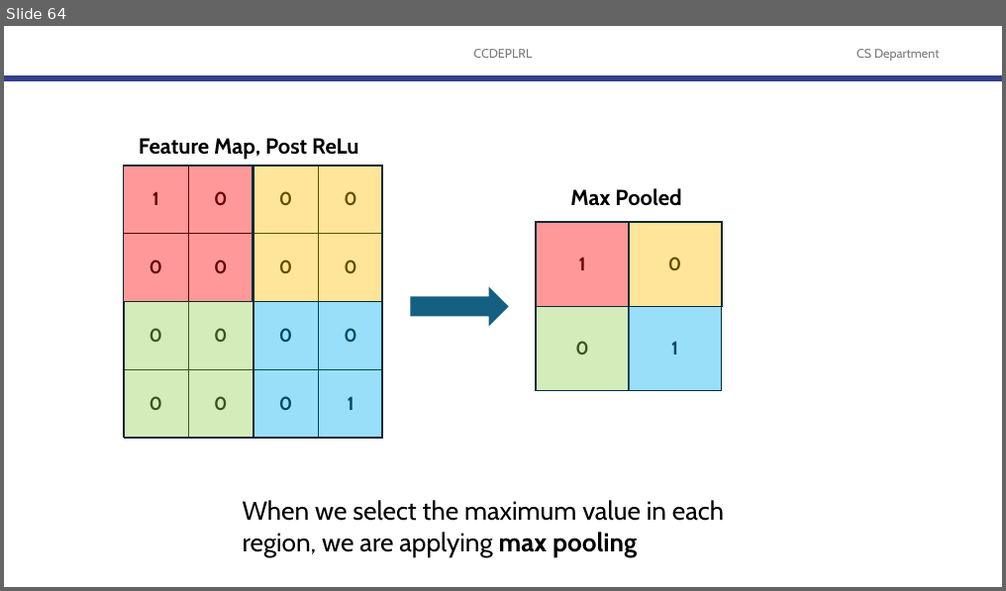
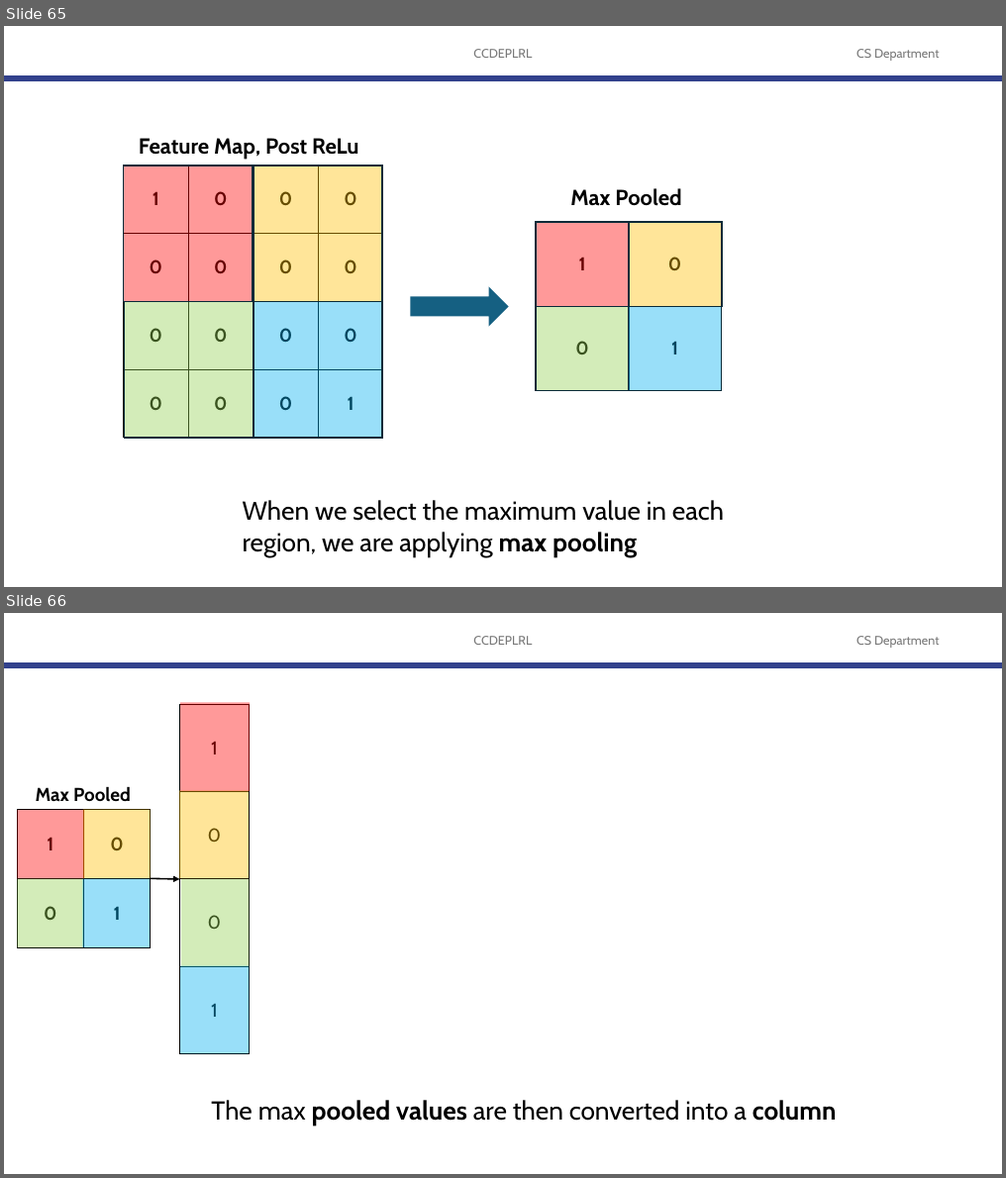
Before and after one commit to robitussin/CCDEPLRL, a slide deck: 4 - What Computers See/Convolutional Neural Network.pptx. Shown one above the other, each under a label of ours: slide 64 before the commit, slides 65 and 66 after it. The pictures are 1006x591 and 1006x1178 pixels, drawn with LibreOffice and Linux fonts; fonts in the diff are those of the drawing; background and template pictures are left out. Boxes give left, top, right and bottom in pixels: in the first picture for what was removed or moved away, otherwise in the second. Text is boxed around its words. In the diff, an @@ line names an element or a change of style, - is before the commit and + after.

```diff
--- a/4 - What Computers See/Convolutional Neural Network.pptx
+++ b/4 - What Computers See/Convolutional Neural Network.pptx
@@ slide 66 added at (x1=4, y1=613, x2=1002, y2=1174), background #FFFFFF; not listed: 3 template elements that a slide beside it also shows @@
@@ table added at (x1=180, y1=704, x2=250, y2=1055), 4 rows, 1 columns @@
+1
+0
+0
+1
@@ rectangle added at (x1=180, y1=703, x2=251, y2=791), fill #FF0000 at 40% opacity @@
@@ text added at (x1=36, y1=786, x2=131, y2=802), 18 pt, text #000000, bold @@
+Max Pooled
@@ rectangle added at (x1=179, y1=790, x2=249, y2=878), fill #FFC000 at 40% opacity @@
@@ table added at (x1=18, y1=810, x2=151, y2=949), 2 rows, 2 columns @@
+1 | 0
+0 | 1
@@ rectangle added at (x1=18, y1=810, x2=85, y2=878), fill #FF0000 at 40% opacity @@
@@ rectangle added at (x1=83, y1=810, x2=151, y2=878), fill #FFC000 at 40% opacity @@
@@ rectangle added at (x1=18, y1=878, x2=83, y2=948), fill #92D050 at 40% opacity @@
@@ rectangle added at (x1=82, y1=878, x2=150, y2=948), fill #00B0F0 at 40% opacity @@
@@ arrow added from (150, 878) to (180, 879), #000000 1.5 pt @@
@@ rectangle added at (x1=181, y1=879, x2=250, y2=967), fill #92D050 at 40% opacity @@
@@ rectangle added at (x1=180, y1=966, x2=250, y2=1054), fill #00B0F0 at 40% opacity @@
@@ text added at (x1=211, y1=1100, x2=837, y2=1126), 25 pt, text #000000 @@
+The max pooled values are then converted into a column
@@ what was slide 64 is now slide 65 @@
```
Also in this commit, not shown: 9 slides changed, 4 other slides added, 1 slide removed.
